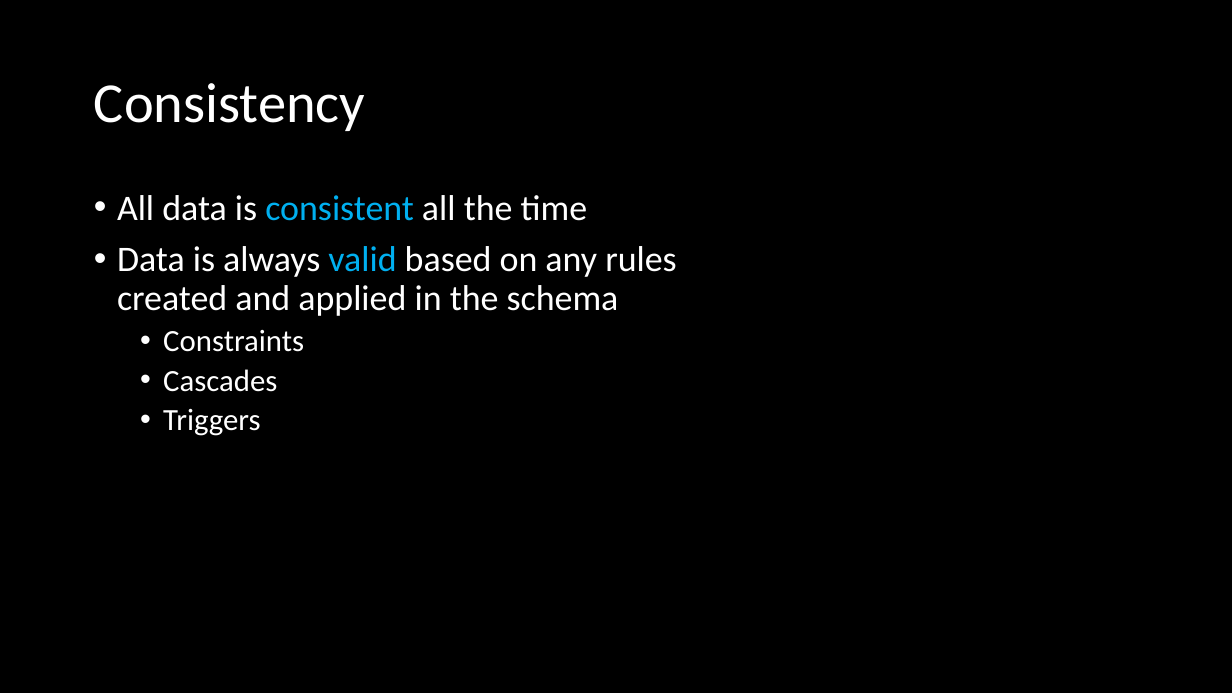
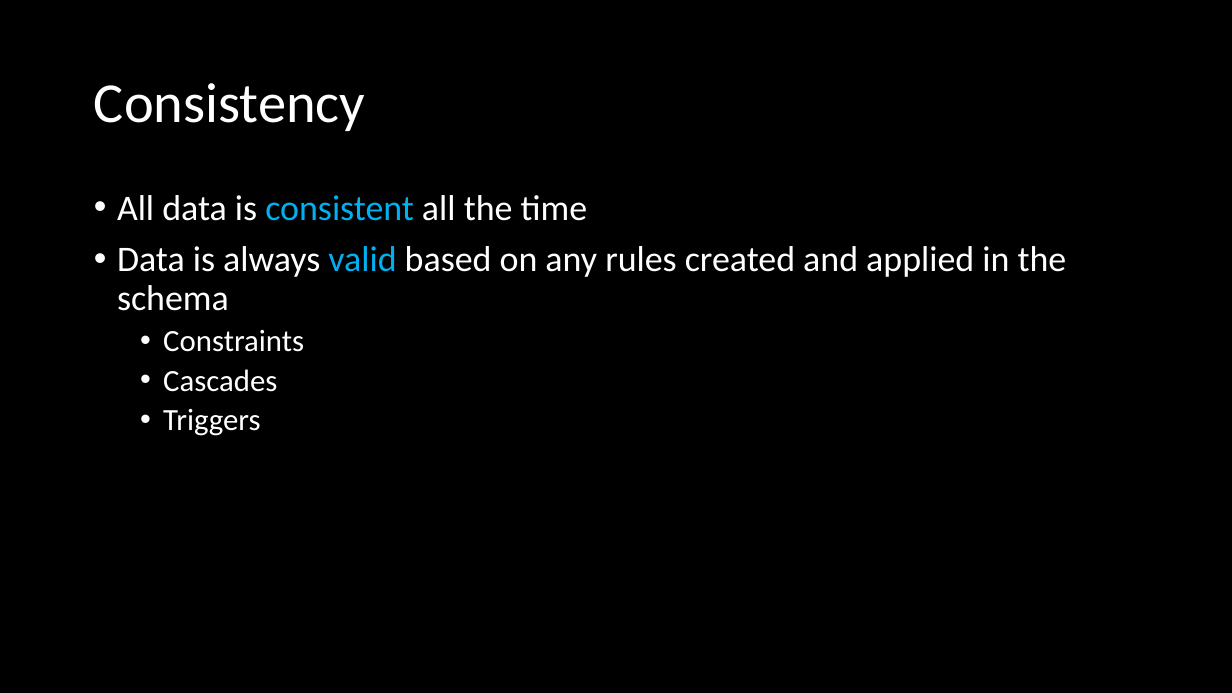
Before and after one commit to ckiefriter1/PT-BESD, a slide deck: slide 7 of Week9/W3.02. Transactions and JDBC.pptx. Drawn at 1232x693 pixels with LibreOffice and Linux fonts; fonts in the diff are those of the drawing. Boxes give left, top, right and bottom in pixels: in the first picture for what was removed or moved away, otherwise in the second. Text is boxed around its words. In the diff, an @@ line names an element or a change of style, - is before the commit and + after.

```diff
--- a/Week9/W3.02. Transactions and JDBC.pptx
+++ b/Week9/W3.02. Transactions and JDBC.pptx
@@ text "All data is consistent all ..." rewrapped from bbox=[117, 195, 676, 436] to bbox=[117, 195, 1067, 436] @@
```
Also in this commit, not shown: 14 other slides changed, 1 slide added, 6 other files.
